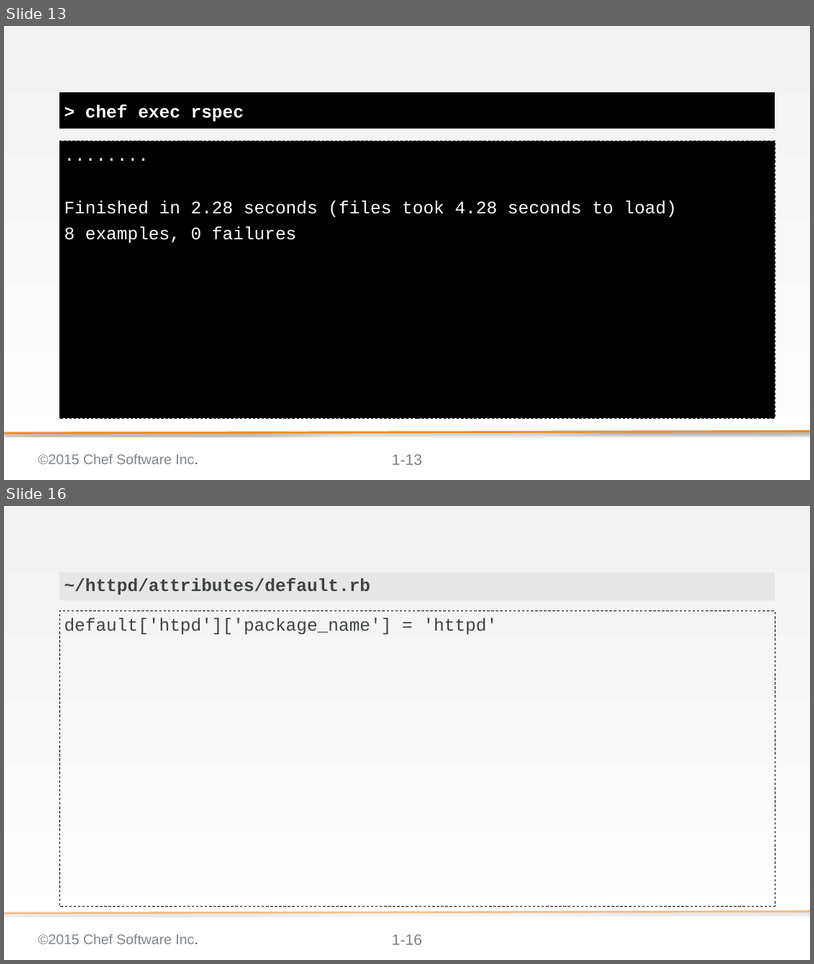
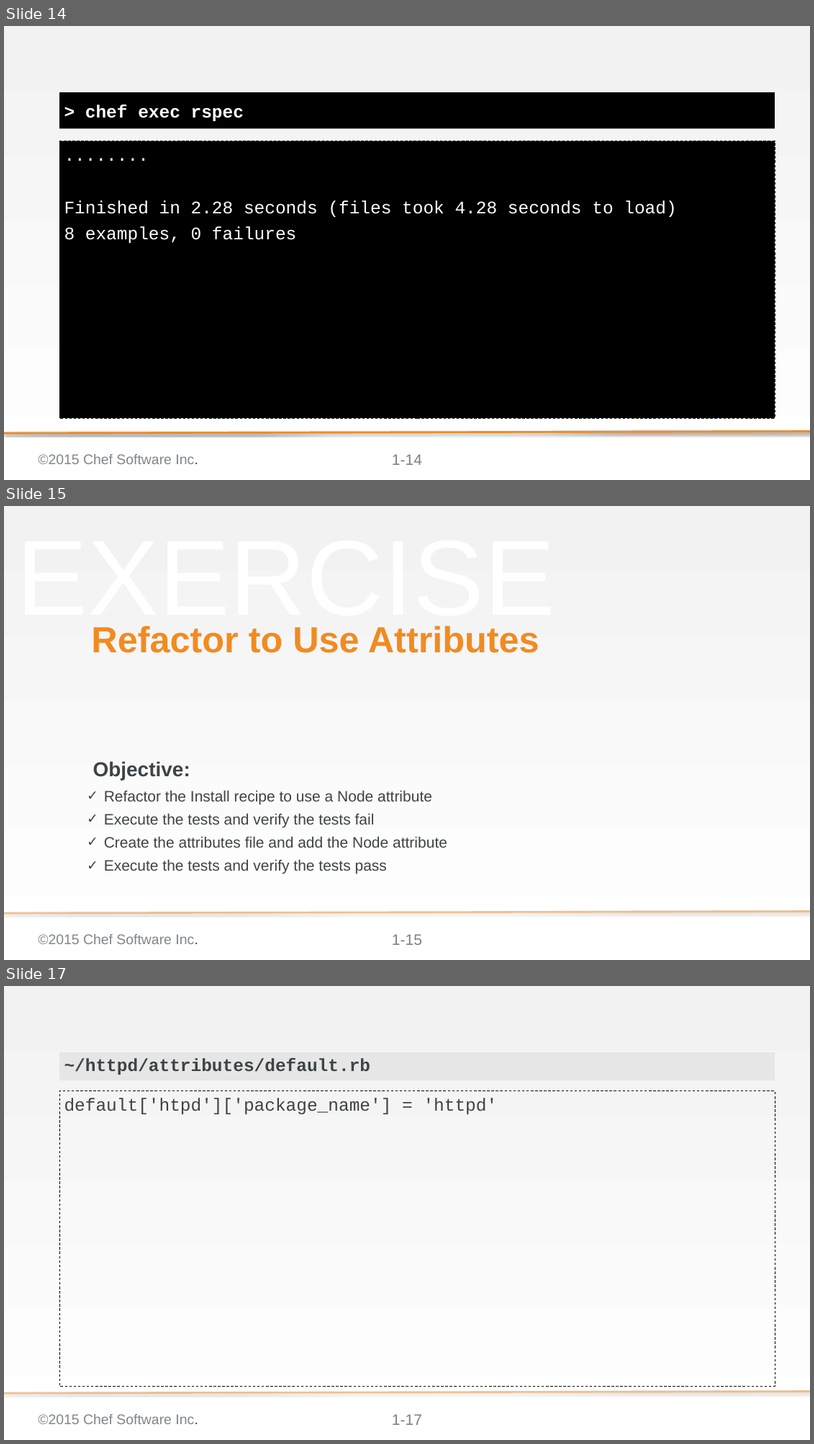
Before and after one commit to chef-training/test_driven_cookbook_development, a slide deck: 05-testing_while_refactoring_to_attributes.pptx. Shown one above the other, each under a label of ours: slides 13 and 16 before the commit, slides 14, 15 and 17 after it; the slides between them are not shown. The pictures are 814x964 and 814x1444 pixels, drawn with LibreOffice and Linux fonts; fonts in the diff are those of the drawing; background and template pictures are left out. Boxes give left, top, right and bottom in pixels: in the first picture for what was removed or moved away, otherwise in the second. Text is boxed around its words. In the diff, an @@ line names an element or a change of style, - is before the commit and + after.

Commit message:
Updated Testing While Refactoring to Attributes
* Changed the flow of the Group Exercise to be four discrete units of work. This is breaking out the execution of the tests and implementation.
* Added the missing review of the lab which walked through adding the service node attribute.

* Added an additional question in the discussion.

```diff
--- a/05-testing_while_refactoring_to_attributes.pptx
+++ b/05-testing_while_refactoring_to_attributes.pptx
@@ slide 15 added at (4,506,810,960), background gradient #F2F2F2 to #FFFFFF; not listed: 3 template elements that a slide beside it also shows @@
@@ text added at (17,626,556,633), 169.3 pt, text #F2F2F2 at 50% opacity @@
+EXERCISE
@@ title added at (91,626,540,653), 57.6 pt, text #F18B21, bold @@
+Refactor to Use Attributes
@@ text added at (93,761,190,780), 32 pt, text #3E4346, bold @@
+Objective:
@@ text added at (104,790,448,874), 24 pt, text #3E4346 @@
+✓ Refactor the Install recipe to use a Node attribute
+✓ Execute the tests and verify the tests fail
+✓ Create the attributes file and add the Node attribute
+✓ Execute the tests and verify the tests pass
@@ what was slide 13 is now slide 14 @@
@@ page number at (392,454,422,464): text changed @@
-1-13
+1-14
@@ what was slide 16 is now slide 17 @@
@@ page number at (392,1414,422,1424): text changed @@
-1-16
+1-17
```
Also in this commit, not shown: 8 slides changed, 5 other slides added.
